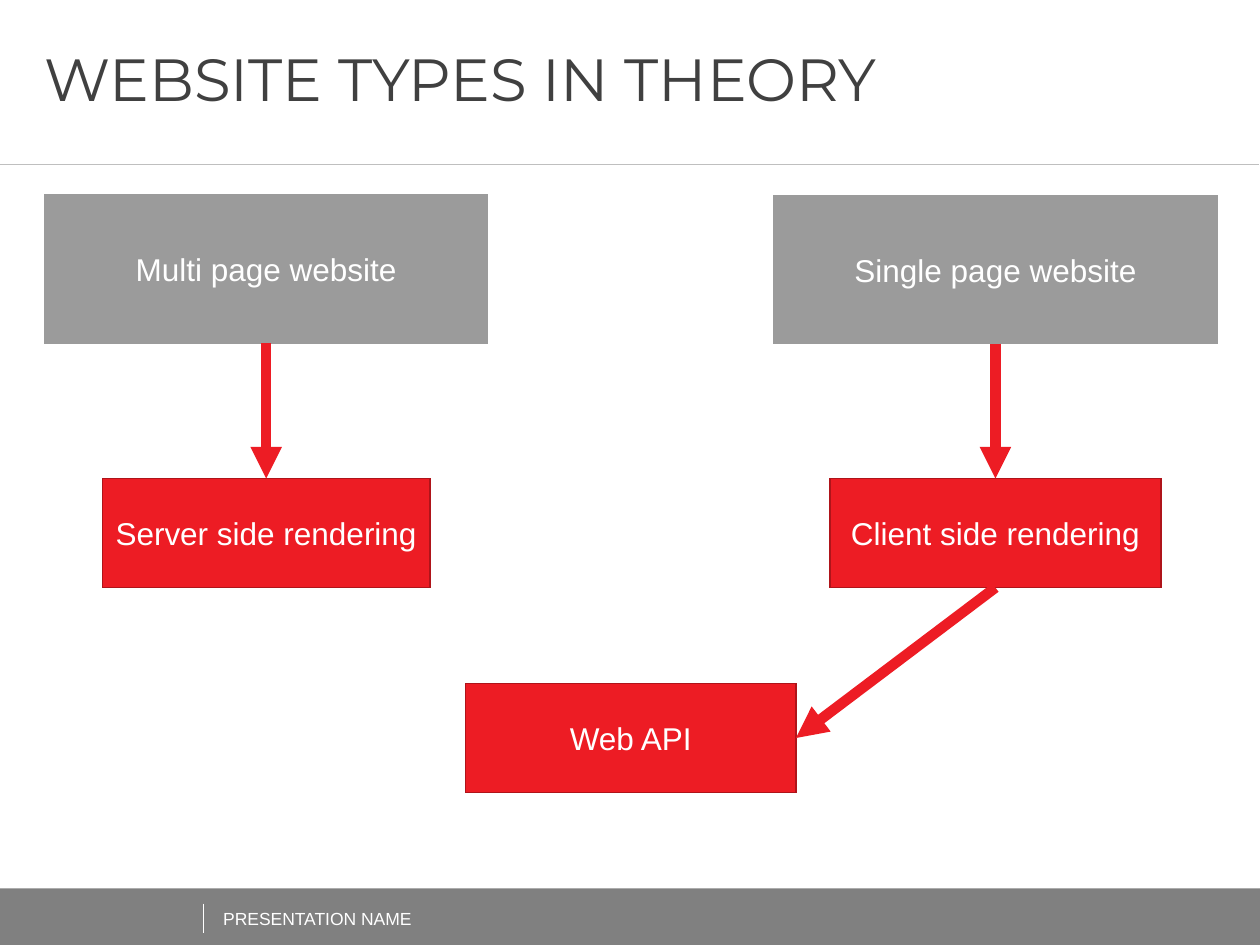
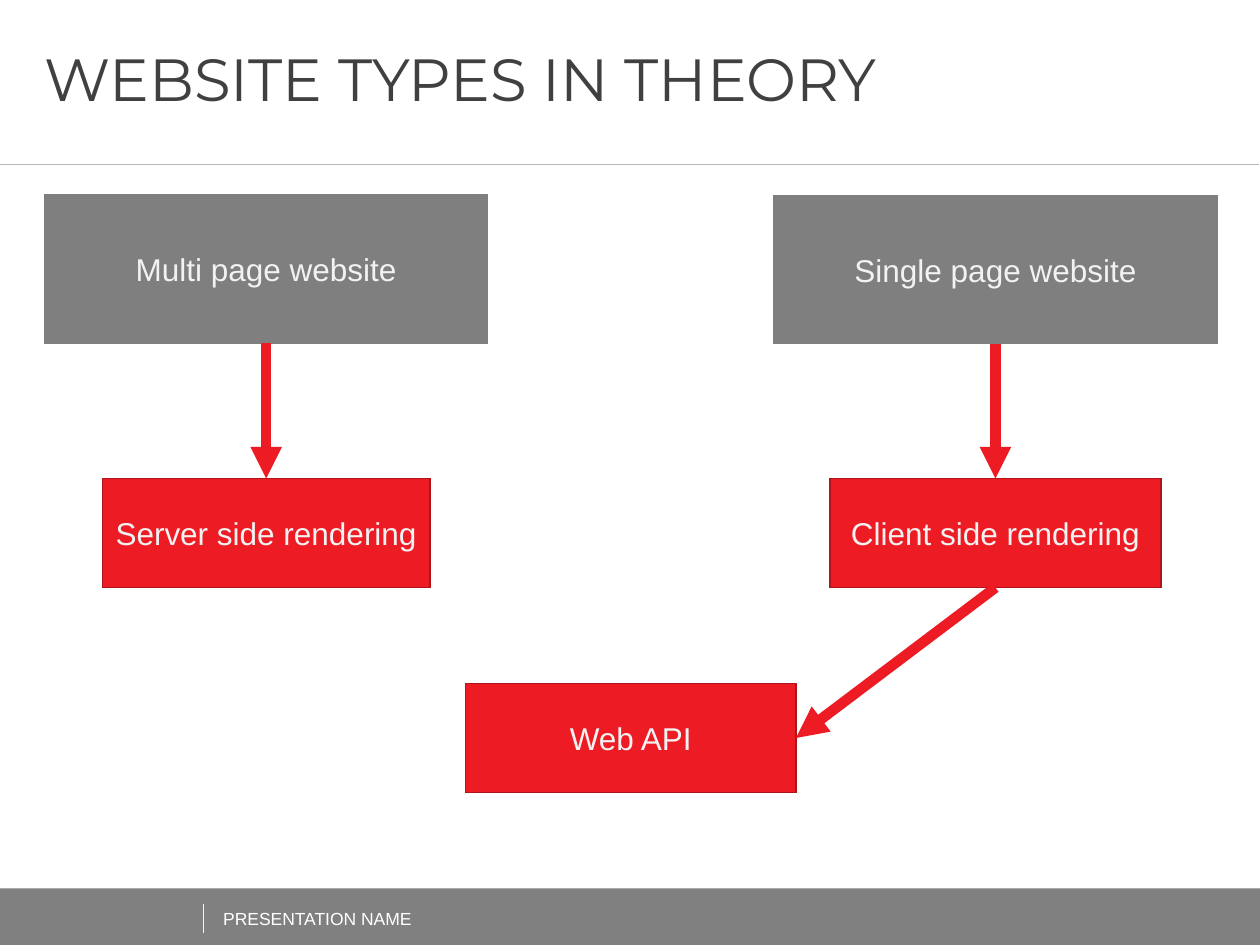
Before and after one commit to AndreiShenets/ASP.NET-Lectures, a slide deck: slide 13 of ASP.NET - iTechArt 2018.pptx (slide 14 before the commit). Drawn at 1260x945 pixels with LibreOffice and Linux fonts; fonts in the diff are those of the drawing; background and template pictures are left out. Boxes give left, top, right and bottom in pixels: in the first picture for what was removed or moved away, otherwise in the second. Text is boxed around its words. In the diff, an @@ line names an element or a change of style, - is before the commit and + after.

```diff
--- a/ASP.NET - iTechArt 2018.pptx
+++ b/ASP.NET - iTechArt 2018.pptx
@@ rectangle "Multi page website" at (44, 195, 488, 343): text colour #FFFFFF to #F2F2F2; fill #9B9B9B to #7F7F7F; outline #9B9B9B 1 pt to #7F7F7F 1 pt @@
@@ rectangle "Single page website" at (774, 195, 1217, 343): text colour #FFFFFF to #F2F2F2; fill #9B9B9B to #7F7F7F; outline #9B9B9B 1 pt to #7F7F7F 1 pt @@
```
Also in this commit, not shown: 2 other slides changed, 51 slides added.
